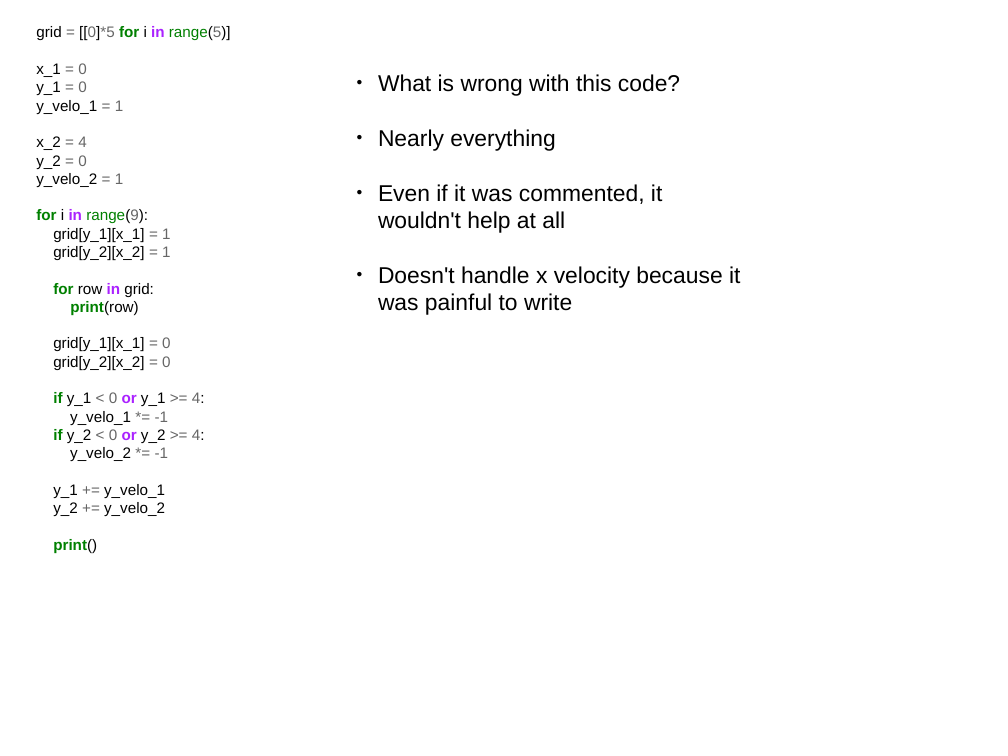
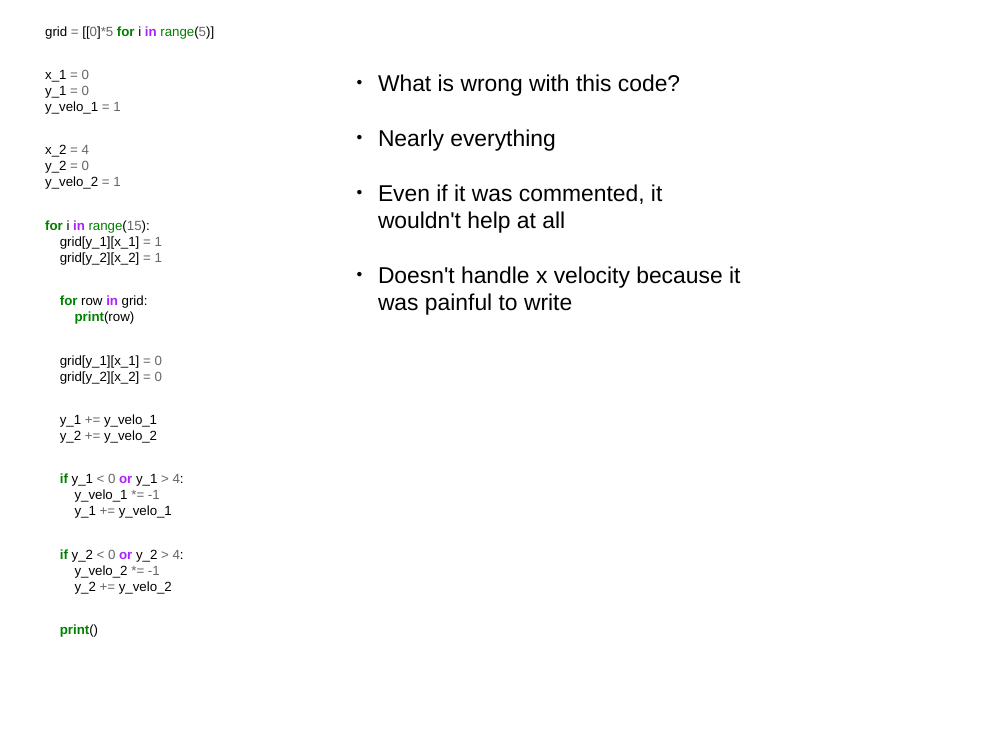
Before and after one commit to f0lie/refactoring_example, a slide deck: slide 8 of safe_code_pt2.odp. Drawn at 1008x756 pixels with LibreOffice and Linux fonts; fonts in the diff are those of the drawing. Boxes give left, top, right and bottom in pixels: in the first picture for what was removed or moved away, otherwise in the second. Text is boxed around its words. In the diff, an @@ line names an element or a change of style, - is before the commit and + after.

```diff
--- a/safe_code_pt2.odp
+++ b/safe_code_pt2.odp
@@ text "grid = [[0]*5 for i ...": place and size @@
-text "grid = [[0]*5 for i ..." at [36, 26, 231, 553]
+text "grid = [[0]*5 for i ..." at [45, 26, 214, 637]
@@ text at [45, 26, 214, 637]: size 12 to 10.5 pt in "grid = [[0]*5 for i in range(5)]", "x_1 = 0", "y_1 = 0", "y_velo_1 = 1" and 12 more places @@
@@ text at [45, 220, 150, 233]: text changed; size 12 to 10.5 pt @@
-for i in range(9):
+for i in range(15):
@@ text at [53, 392, 205, 461]: paragraphs removed @@
-if y_1 < 0 or y_1 >= 4:
-y_velo_1 *= -1
-if y_2 < 0 or y_2 >= 4:
-y_velo_2 *= -1
@@ text at [60, 473, 184, 594]: paragraphs added @@
+if y_1 < 0 or y_1 > 4:
+y_velo_1 *= -1
+y_1 += y_velo_1
+if y_2 < 0 or y_2 > 4:
+y_velo_2 *= -1
+y_2 += y_velo_2
```
Also in this commit, not shown: 6 other slides changed, 9 slides added, 3 slides removed, 1 other file.
